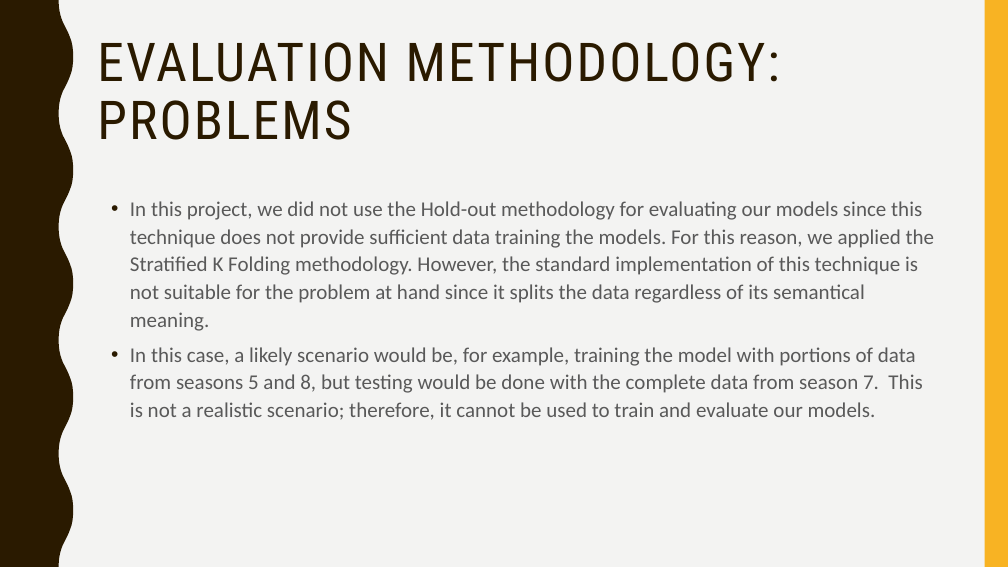
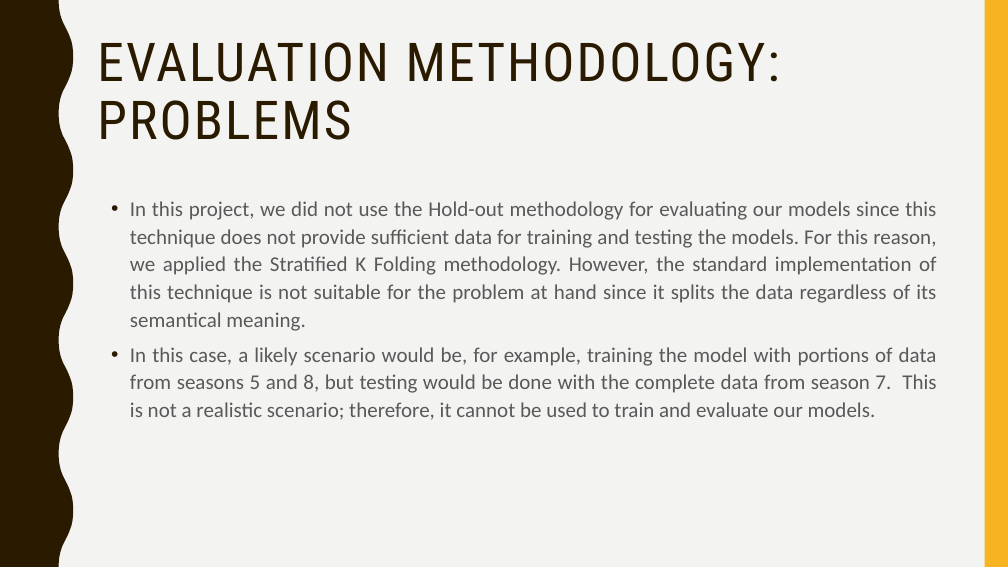
Before and after one commit to afs202005277/AC, a slide deck: slide 10 of ppt projeto.pptx. Drawn at 1008x567 pixels with LibreOffice and Linux fonts; fonts in the diff are those of the drawing. Boxes give left, top, right and bottom in pixels: in the first picture for what was removed or moved away, otherwise in the second. Text is boxed around its words. In the diff, an @@ line names an element or a change of style, - is before the commit and + after.

```diff
--- a/ppt projeto.pptx
+++ b/ppt projeto.pptx
@@ text at bbox=[130, 201, 937, 331]: text changed @@
-• In this project, we did not use the Hold-out methodology for evaluating our models since this technique does not provide sufficient data training the models. For this reason, we applied the Stratified K Folding methodology. However, the standard implementation of this technique is not suitable for the problem at hand since it splits the data regardless of its semantical meaning.
+• In this project, we did not use the Hold-out methodology for evaluating our models since this technique does not provide sufficient data for training and testing the models. For this reason, we applied the Stratified K Folding methodology. However, the standard implementation of this technique is not suitable for the problem at hand since it splits the data regardless of its semantical meaning.
@@ text at bbox=[130, 347, 937, 420]: alignment left to justified @@
```
Also in this commit, not shown: 21 other slides changed.
